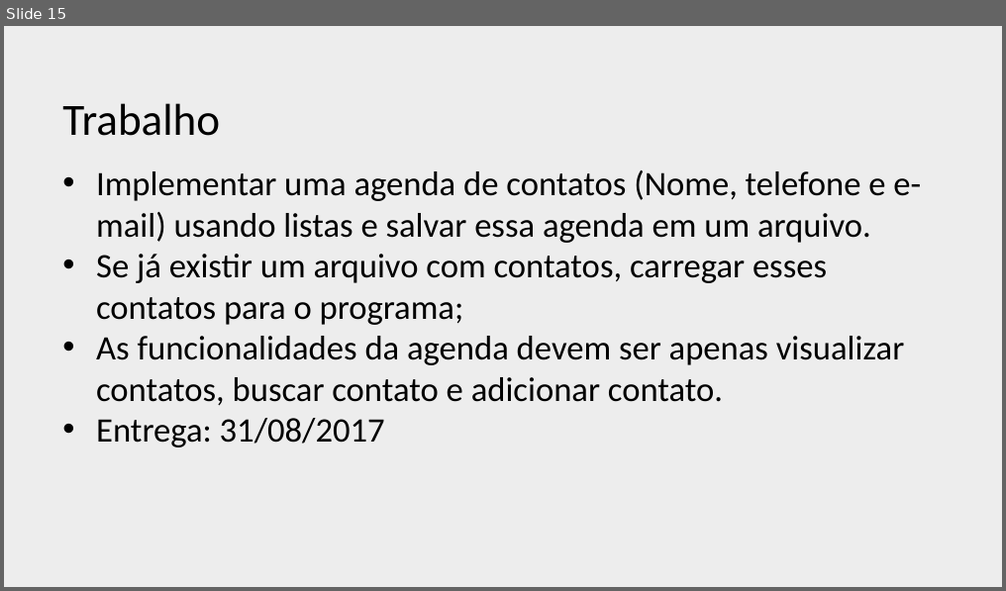
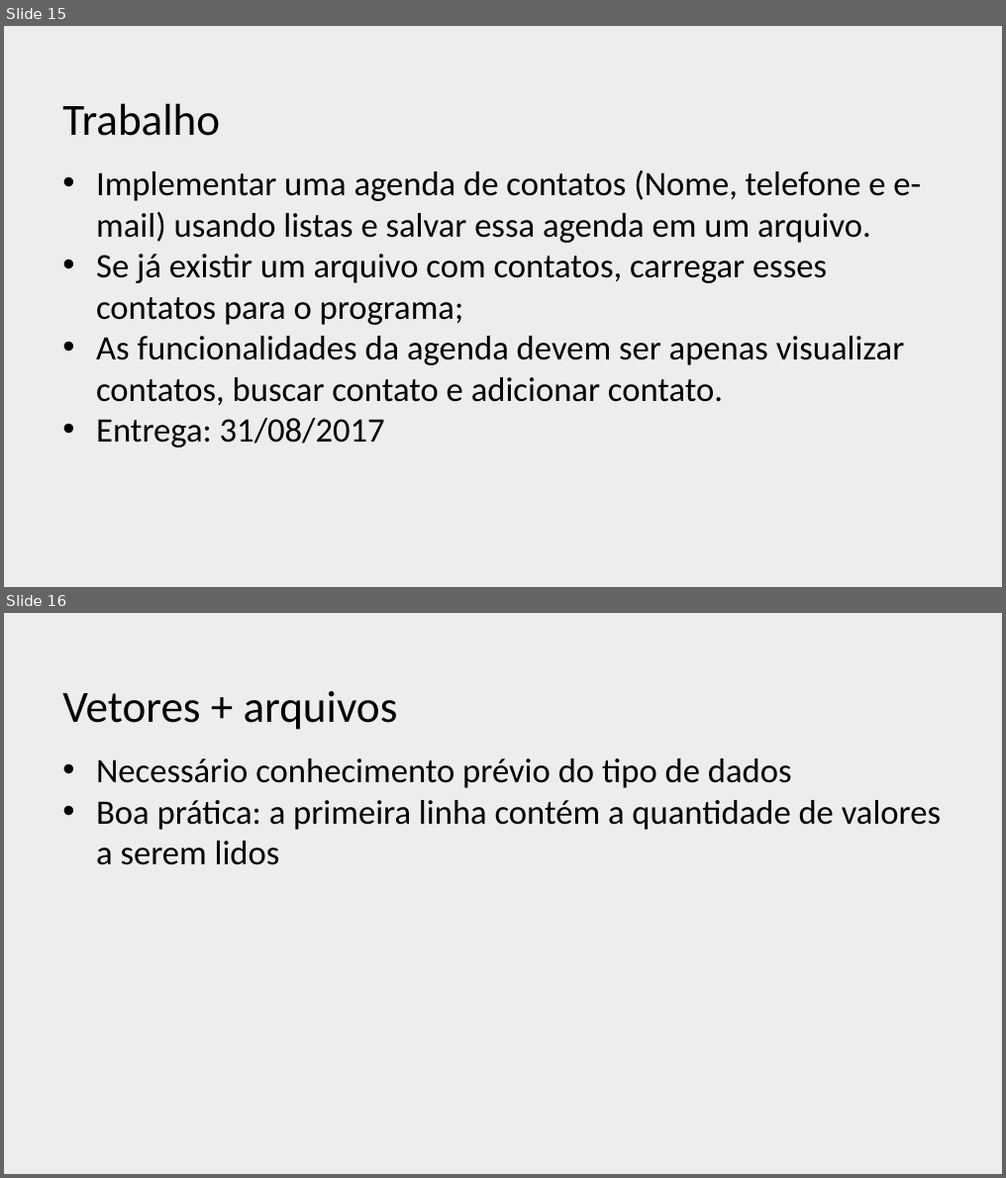
Before and after one commit to profJulioMomente/EstruturasDados_EngComp, a slide deck: Arquivos/2017.08.14-Arquivos.pptx. Shown one above the other, each under a label of ours: slide 15 before the commit, slides 15 and 16 after it. The pictures are 1006x591 and 1006x1178 pixels, drawn with LibreOffice and Linux fonts; fonts in the diff are those of the drawing; background and template pictures are left out. Boxes give left, top, right and bottom in pixels: in the first picture for what was removed or moved away, otherwise in the second. Text is boxed around its words. In the diff, an @@ line names an element or a change of style, - is before the commit and + after.

Commit message:
Arquivos

```diff
--- a/Arquivos/2017.08.14-Arquivos.pptx
+++ b/Arquivos/2017.08.14-Arquivos.pptx
@@ slide 16 added at (4,613,1002,1174), background picture (left out) @@
@@ title added at (62,691,398,730), 43 pt, text #000000 @@
+Vetores + arquivos
@@ text added at (96,759,941,865), 33 pt, text #000000 @@
+• Necessário conhecimento prévio do tipo de dados
+• Boa prática: a primeira linha contém a quantidade de valores a serem lidos
```
Also in this commit, not shown: 2 slides changed, 7 other files.
